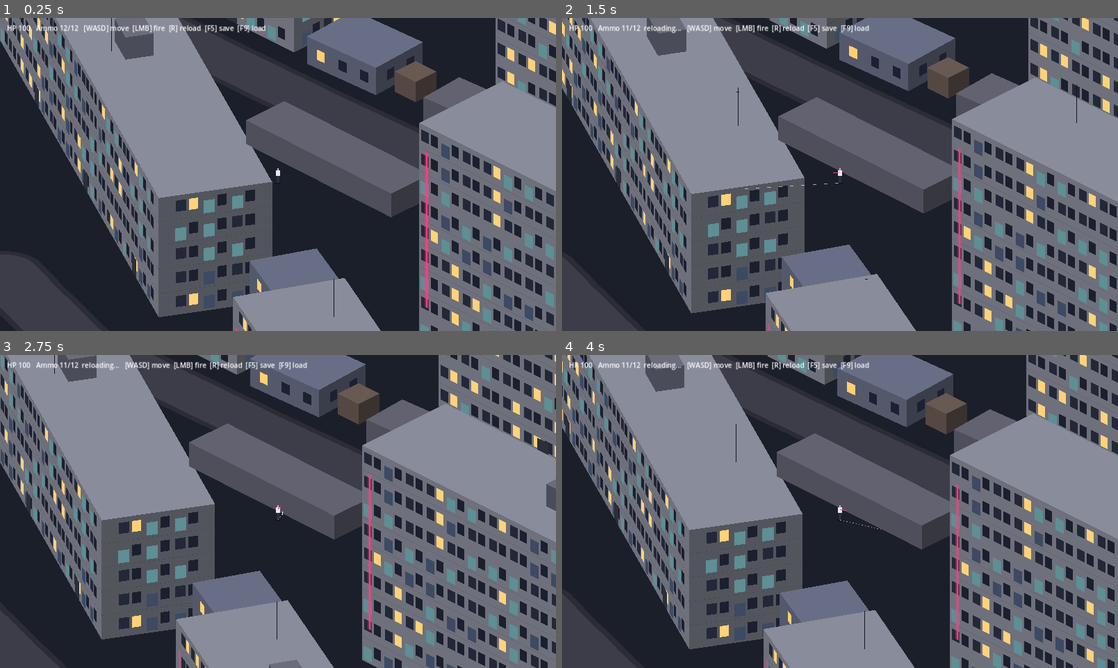
Above: before the commit, frames 1-4 (two rows, left to right).
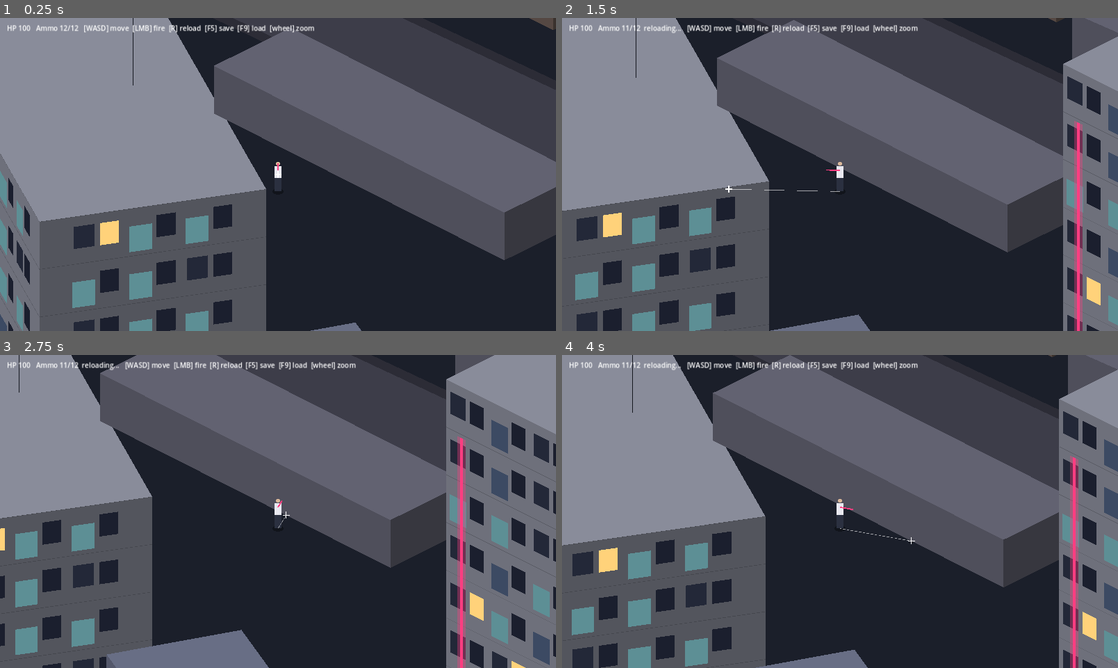
Above: after the commit, the same moments.

Repository: XI-Elf/Block-96
Game: Godot game, scene res://src/game/main.tscn
Two runs of this game, one before a commit and one after it. Both use one fixed random seed, a clock stepped at 60 frames per second and the inputs below.
Inputs (mouse positions are in pixels of both pictures, inside the frame that each line leads up to):
- Up to frame 1 (0.25 s): no input
- Up to frame 2 (1.5 s): tap Enter at 0.5 s; move the mouse to (962, 158) at 0.52 s; hold D 0.53-1.28 s; hold R 0.53-1.28 s; click (962, 158) at 0.67 s; move the mouse to (728, 190) at 1.27 s; hold S from 1.28 s (still down); tap R at 1.35 s; click (728, 190) at 1.42 s
- Up to frame 3 (2.75 s): move the mouse to (333, 442) at 2.02 s; release S at 2.03 s; hold D from 2.03 s (still down); hold R from 2.03 s (still down); click (333, 442) at 2.17 s
- Up to frame 4 (4 s): move the mouse to (812, 574) at 2.77 s; release D at 2.78 s; release R at 2.78 s; hold W 2.78-3.53 s; tap R at 2.85 s; click (812, 574) at 2.92 s; move the mouse to (1006, 558) at 3.52 s; hold A from 3.53 s (still down); hold R from 3.53 s (still down); click (1006, 558) at 3.67 s

The runs differ from the first frame. In frame 1, 63% of the frame differs, in the area x 0-100%, y 0-100%; in frame 2, 64%; in frame 3, 66%; in frame 4, 65%.

Commit message:
Closer default camera (zoom 1.0) with mouse wheel zoom
Co-Authored-By: Claude Sonnet 5.5 <noreply@anthropic.com>
Claude-Session: https://claude.ai/code/session_01JTZd7UFpyre5XqY7AWcSHk

Diff:
--- a/src/game/main.gd
+++ b/src/game/main.gd
@@ -5,6 +5,9 @@
 const PLAYER_ID := 1
 const TRACER_TTL := 0.12
 const CHEST_M := 1.25 # weapon height
+const ZOOM_DEFAULT := 1.0
+const ZOOM_MIN := 0.5
+const ZOOM_MAX := 2.0
 
 var level: Level
 var state: GameState
@@ -39,7 +42,7 @@
 	overlay.draw.connect(_draw_overlay)
 	add_child(overlay)
 	camera = Camera2D.new()
-	camera.zoom = Vector2(0.5, 0.5) # a human is ~35 px tall, a 9-floor block ~550 px
+	camera.zoom = Vector2(ZOOM_DEFAULT, ZOOM_DEFAULT) # a human is ~70 px tall at 1.0
 	add_child(camera)
 	var layer := CanvasLayer.new()
 	hud = Label.new()
@@ -63,6 +66,16 @@
 	for t in tracers:
 		t.ttl -= dt
 	tracers = tracers.filter(func(t): return t.ttl > 0.0)
+
+
+func _unhandled_input(event: InputEvent) -> void:
+	if event is InputEventMouseButton and event.pressed:
+		var z := camera.zoom.x
+		if event.button_index == MOUSE_BUTTON_WHEEL_UP:
+			z = minf(z * 1.1, ZOOM_MAX)
+		elif event.button_index == MOUSE_BUTTON_WHEEL_DOWN:
+			z = maxf(z / 1.1, ZOOM_MIN)
+		camera.zoom = Vector2(z, z)
 
 
 func _unhandled_key_input(event: InputEvent) -> void:
@@ -94,7 +107,7 @@
 			z_back = mini(z_back, v.z_index)
 		v.set_faded(not in_front and v.b.box.has_point(chest))
 	player_view.z_index = clampi(z_front + 1 if z_front + 1 < z_back else z_back - 1, -3999, 3999)
-	hud.text = "HP %d   Ammo %d/%d%s   [WASD] move  [LMB] fire  [R] reload  [F5] save  [F9] load" % [
+	hud.text = "HP %d   Ammo %d/%d%s   [WASD] move  [LMB] fire  [R] reload  [F5] save  [F9] load  [wheel] zoom" % [
 		p.hp, p.ammo, GameState.MAG_SIZE, "  reloading..." if p.reload > 0.0 else ""]
 	overlay.queue_redraw()
 
